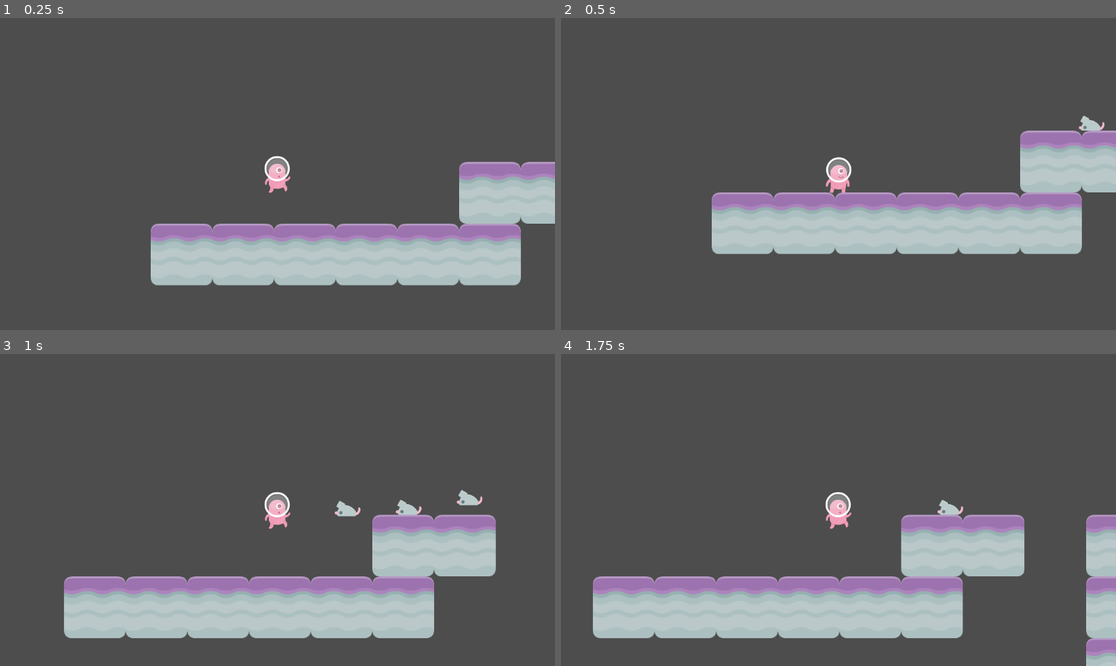
Above: before the commit, frames 1-4 (two rows, left to right).
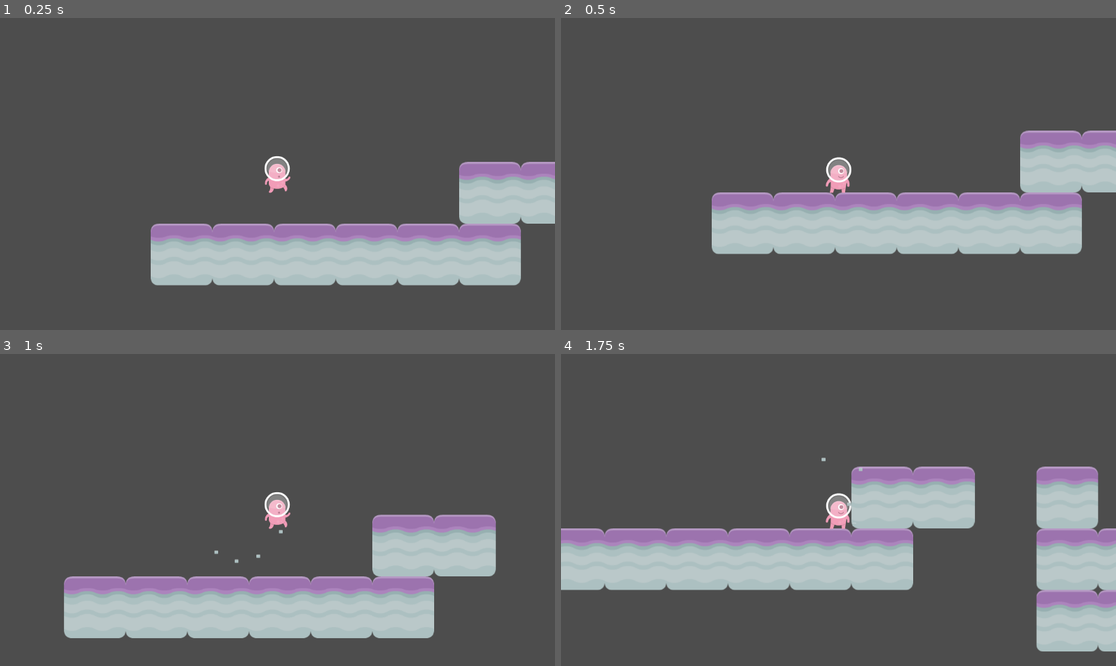
Above: after the commit, the same moments.

Repository: Hilmy224/gamedev-tutorial-9
Game: Godot game, scene res://scenes/Level 1.tscn
Two runs of this game, one before a commit and one after it. Both use one fixed random seed, a clock stepped at 60 frames per second and the inputs below.
Inputs:
- Up to frame 1 (0.25 s): no input
- Up to frame 2 (0.5 s): no input
- Up to frame 3 (1 s): hold Right (right) from 0.53 s (still down); tap Space (jump) at 0.77 s
- Up to frame 4 (1.75 s): keep holding Right (right); tap Space (jump) at 1.52 s

Frame 1 is identical in both runs. In frame 2, 0.1% of the frame differs, in the area x 93-98%, y 31-37%; in frame 3, 0.5%; in frame 4, 38%, in the area x 0-100%, y 33-100%.
Error before the commit: Attempt to call function 'set_emitting' in base 'null instance' on a null instance. (res://Scripts/Player.gd:27)

Commit message:
[Tutorial 8 ] Done

Diff:
--- a/scenes/Level 1.tscn
+++ b/scenes/Level 1.tscn
@@ -1,8 +1,8 @@
 [gd_scene load_steps=8 format=3 uid="uid://d3a2sgehaqjdt"]
 
-[ext_resource type="PackedScene" uid="uid://beg452kqkfydx" path="res://Scenes/Player.tscn" id="1"]
+[ext_resource type="PackedScene" uid="uid://beg452kqkfydx" path="res://scenes/Player.tscn" id="1"]
 [ext_resource type="PackedScene" uid="uid://cbrrsfnbg3p0g" path="res://scenes/Spawner.tscn" id="1_yaxqa"]
-[ext_resource type="Texture2D" uid="uid://r37ts0nyebjk" path="res://Assets/Familiar Looking Rocket.png" id="3"]
+[ext_resource type="Texture2D" uid="uid://r37ts0nyebjk" path="res://assets/Familiar Looking Rocket.png" id="3"]
 [ext_resource type="Texture2D" uid="uid://dd7fcijo64bic" path="res://assets/kenney_platformerpack/Spritesheets/spritesheet_gr_planet.png" id="4_8s0ta"]
 [ext_resource type="PackedScene" path="res://scenes/Area Trigger.tscn" id="4_t7cob"]
 
@@ -45,16 +45,15 @@
 [node name="Level 1" type="Node2D"]
 
 [node name="Spawner" parent="." instance=ExtResource("1_yaxqa")]
-position = Vector2(734, 90)
+position = Vector2(1700, 280)
+spawn_rate = 2.0
 
 [node name="Sprite2D" type="Sprite2D" parent="."]
 position = Vector2(2170.27, 73.2836)
 texture = ExtResource("3")
 
 [node name="Area3D Trigger" parent="Sprite2D" instance=ExtResource("4_t7cob")]
-
-[node name="Area3D Trigger2" parent="." instance=ExtResource("4_t7cob")]
-position = Vector2(2170.27, 73.2836)
+sceneName = "Win Screen"
 
 [node name="TileMap" type="TileMap" parent="."]
 tile_set = SubResource("TileSet_5i4ah")
--- a/scenes/Player.tscn
+++ b/scenes/Player.tscn
@@ -1,7 +1,10 @@
-[gd_scene load_steps=8 format=3 uid="uid://beg452kqkfydx"]
+[gd_scene load_steps=11 format=3 uid="uid://beg452kqkfydx"]
 
 [ext_resource type="Script" path="res://Scripts/Player.gd" id="1"]
-[ext_resource type="Texture2D" uid="uid://d2oej36eq8vvl" path="res://Assets/kenney_platformerpack/Spritesheets/spritesheet_alien.png" id="2"]
+[ext_resource type="Texture2D" uid="uid://d2oej36eq8vvl" path="res://assets/kenney_platformerpack/Spritesheets/spritesheet_alien.png" id="2"]
+[ext_resource type="Material" uid="uid://dn4ade4kj8ogd" path="res://Scenes/rain.tres" id="3_2bwdh"]
+[ext_resource type="Texture2D" uid="uid://dpnuijhsx0eak" path="res://assets/kenney_platformerpack/PNG/Particles/brickGrey_small.png" id="3_u0ryb"]
+[ext_resource type="Material" uid="uid://vqudreeknequ" path="res://Scenes/player_trail.tres" id="4_600io"]
 
 [sub_resource type="RectangleShape2D" id="1"]
 size = Vector2(52.924, 76.884)
@@ -80,3 +83,19 @@
 }
 
 [node name="Camera2D" type="Camera2D" parent="."]
+
+[node name="GPUParticles2D" type="GPUParticles2D" parent="."]
+position = Vector2(620, -296)
+amount = 100
+process_material = ExtResource("3_2bwdh")
+lifetime = 4.0
+visibility_rect = Rect2(-100, -100, 2000, 700)
+trail_enabled = true
+trail_sections = 7
+
+[node name="TrailParticle" type="GPUParticles2D" parent="."]
+position = Vector2(0, 30)
+amount = 4
+process_material = ExtResource("4_600io")
+texture = ExtResource("3_u0ryb")
+lifetime = 0.5
--- /dev/null
+++ b/scenes/player_trail.tres
@@ -0,0 +1,11 @@
+[gd_resource type="ParticleProcessMaterial" format=3 uid="uid://vqudreeknequ"]
+
+[resource]
+particle_flag_disable_z = true
+emission_shape_offset = Vector3(30, 0, 0)
+emission_shape = 3
+emission_box_extents = Vector3(1, 1, 1)
+spread = 180.0
+initial_velocity_min = 50.0
+initial_velocity_max = 50.0
+gravity = Vector3(0, -200, 0)
--- /dev/null
+++ b/scenes/rain.tres
@@ -0,0 +1,20 @@
+[gd_resource type="ParticleProcessMaterial" load_steps=3 format=3 uid="uid://dn4ade4kj8ogd"]
+
+[sub_resource type="Gradient" id="Gradient_8pla7"]
+offsets = PackedFloat32Array(0, 0.147541, 1)
+colors = PackedColorArray(0, 0, 0, 1, 0.942623, 0.942623, 0.942623, 1, 1, 1, 1, 1)
+
+[sub_resource type="GradientTexture1D" id="GradientTexture1D_p0nhy"]
+gradient = SubResource("Gradient_8pla7")
+
+[resource]
+particle_flag_disable_z = true
+emission_shape = 3
+emission_box_extents = Vector3(2000, 1, 1)
+spread = 20.0
+initial_velocity_min = 10.0
+initial_velocity_max = 10.0
+gravity = Vector3(-200, 98, 0)
+scale_max = 10.0
+color = Color(0.803366, 0, 0.250013, 0.741176)
+color_ramp = SubResource("GradientTexture1D_p0nhy")
--- a/scripts/Player.gd
+++ b/scripts/Player.gd
@@ -8,7 +8,7 @@
 
 @onready var animator = self.get_node("Animator")
 @onready var sprite = self.get_node("Sprite2D")
-@onready var particle = $GPUParticles2D
+@onready var particle = $TrailParticle
 
 
 func get_input():
